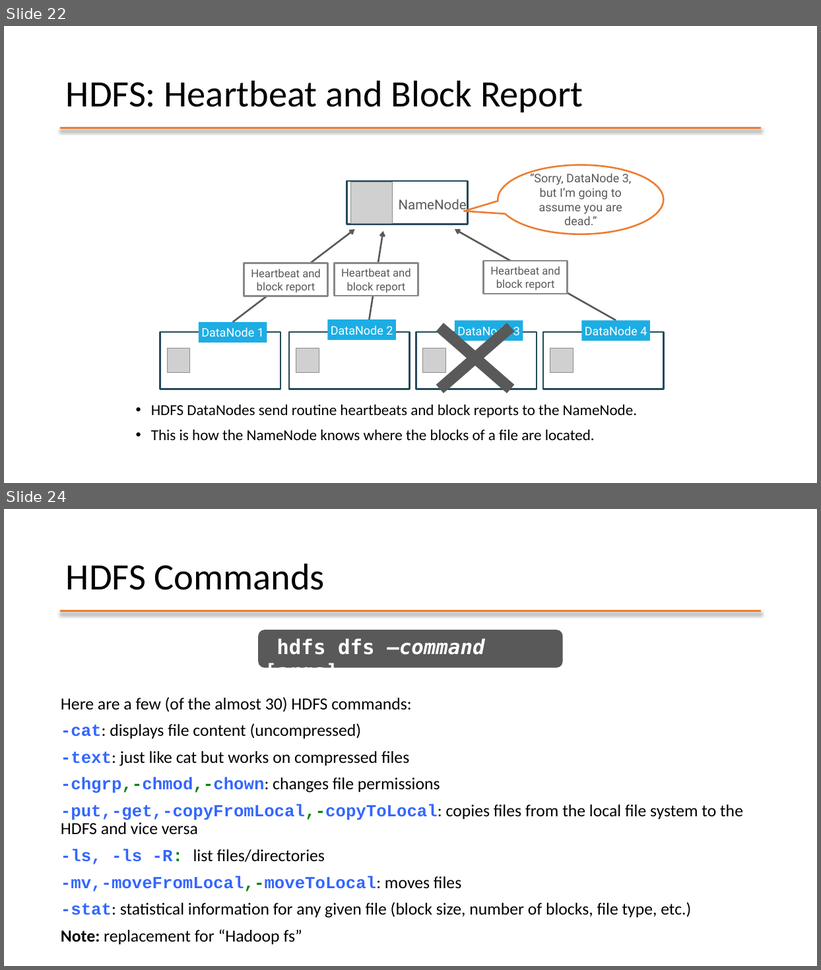
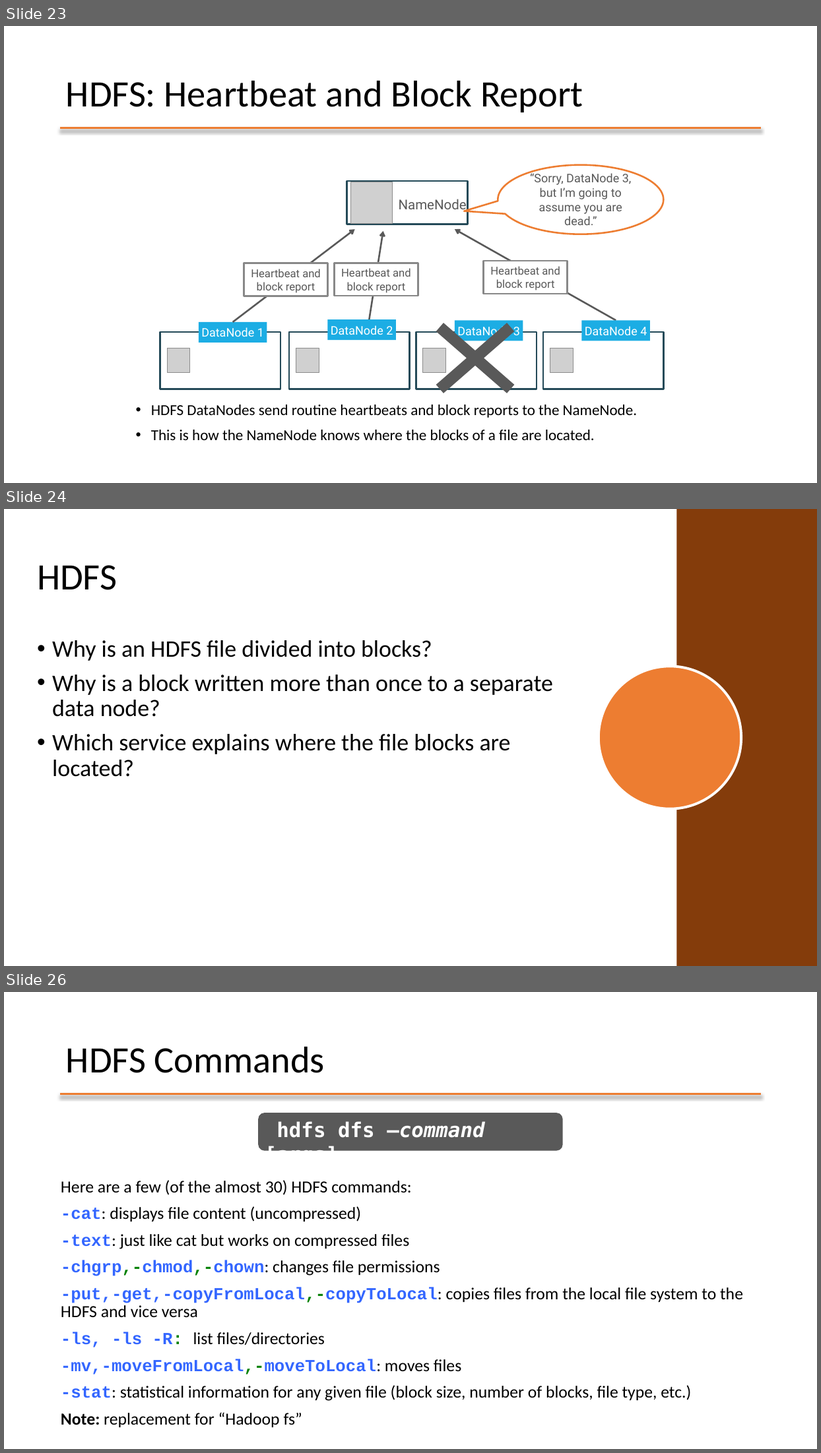
Before and after one commit to mafudge/ist769-old, a slide deck: content/C-Hadoop/C-Hadoop.pptx. Shown one above the other, each under a label of ours: slides 22 and 24 before the commit, slides 23, 24 and 26 after it; the slides between them are not shown. The pictures are 821x970 and 821x1453 pixels, drawn with LibreOffice and Linux fonts; fonts in the diff are those of the drawing; grey boxes stand for pictures; background and template pictures are left out. Boxes give left, top, right and bottom in pixels: in the first picture for what was removed or moved away, otherwise in the second. Text is boxed around its words. In the diff, an @@ line names an element or a change of style, - is before the commit and + after.

```diff
--- a/content/C-Hadoop/C-Hadoop.pptx
+++ b/content/C-Hadoop/C-Hadoop.pptx
@@ slide 24 added at bbox=[4, 509, 817, 966], background #FFFFFF @@
@@ rectangle added at bbox=[677, 509, 817, 966], fill #843C0B @@
@@ title added at bbox=[37, 565, 117, 590], 44 pt, text #000000 @@
+HDFS
@@ text added at bbox=[52, 640, 553, 777], 28 pt, text #000000 @@
+• Why is an HDFS file divided into blocks?
+• Why is a block written more than once to a separate data node?
+• Which service explains where the file blocks are located?
@@ ellipse added at bbox=[599, 666, 741, 809], fill #ED7D31, outline #FFFFFF 3 pt @@
@@ what was slide 22 is now slide 23 @@
@@ what was slide 24 is now slide 26 @@
```
Also in this commit, not shown: 2 slides changed, 47 other slides added, 5 slides removed, 1 other file.
